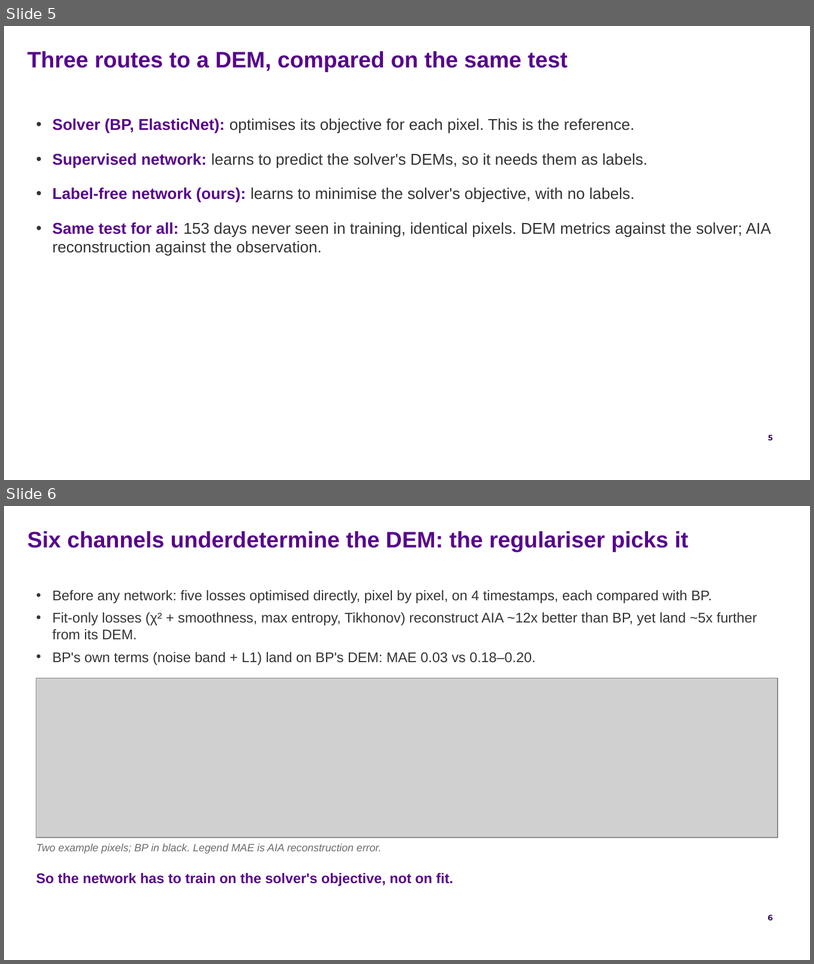
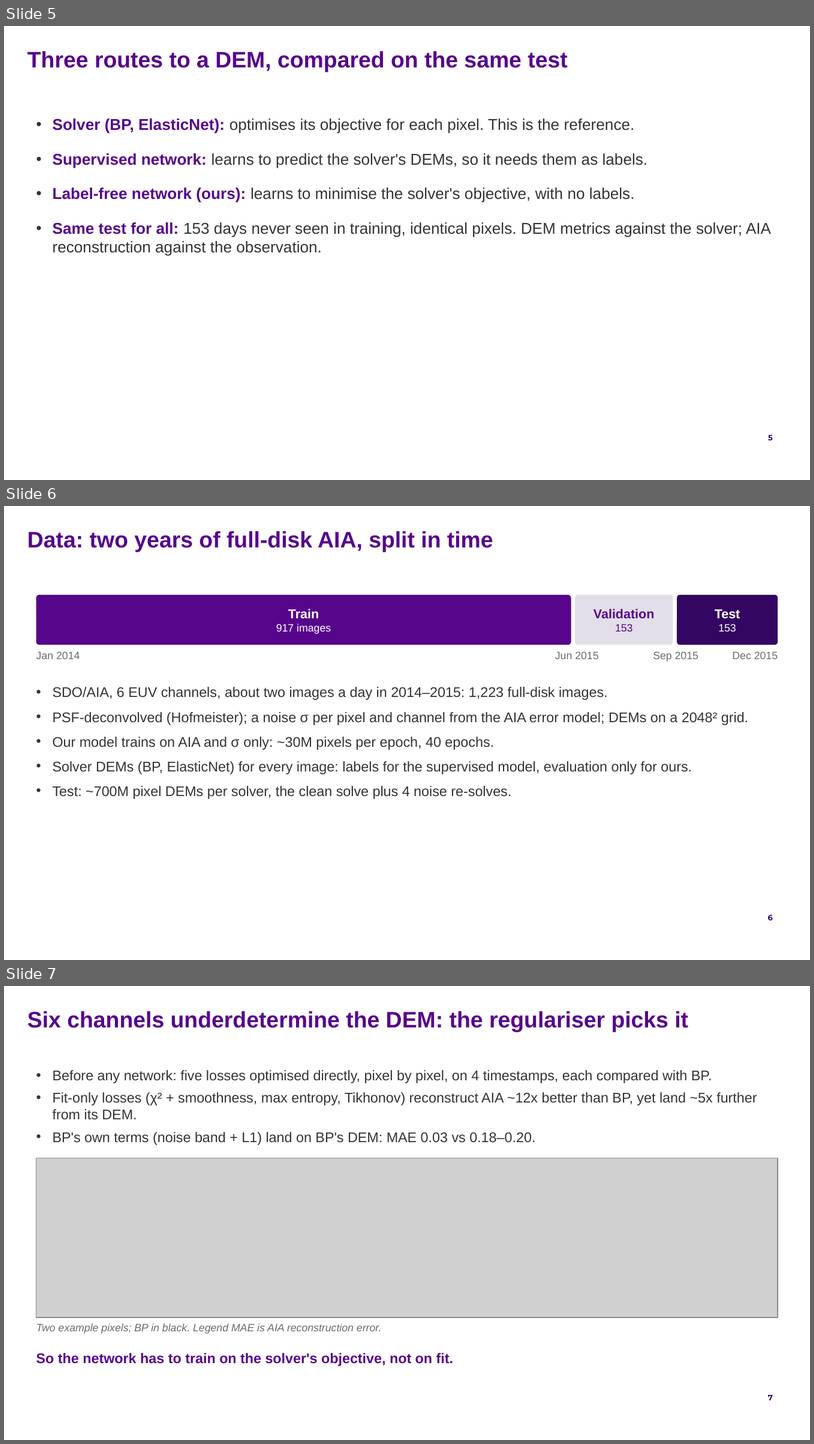
Before and after one commit to FruitPnchSamuraiG/solar-dem-inversion, a slide deck: slides/DEM_deck_v2.pptx. Shown one above the other, each under a label of ours: slides 5 and 6 before the commit, slides 5, 6 and 7 after it. The pictures are 814x964 and 814x1444 pixels, drawn with LibreOffice and Linux fonts; fonts in the diff are those of the drawing; grey boxes stand for pictures; background and template pictures are left out. Boxes give left, top, right and bottom in pixels: in the first picture for what was removed or moved away, otherwise in the second. Text is boxed around its words. In the diff, an @@ line names an element or a change of style, - is before the commit and + after.

```diff
--- a/slides/DEM_deck_v2.pptx
+++ b/slides/DEM_deck_v2.pptx
@@ slide 6 added at (x1=4, y1=506, x2=810, y2=960), background #FFFFFF; not listed: 1 template element that a slide beside it also shows @@
@@ text added at (x1=27, y1=531, x2=494, y2=552), 20 pt, text #57068C, bold @@
+Data: two years of full-disk AIA, split in time
@@ rounded rectangle added at (x1=36, y1=595, x2=572, y2=645), fill #57068C, 9.5 pt, text #FFFFFF @@
+Train
+917 images
@@ rounded rectangle added at (x1=576, y1=595, x2=674, y2=645), fill #E3DFE9, 11.5 pt, text #57068C, bold @@
+Validation
+153
@@ rounded rectangle added at (x1=677, y1=595, x2=778, y2=645), fill #330662, 11.5 pt, text #FFFFFF, bold @@
+Test
+153
@@ text added at (x1=36, y1=651, x2=80, y2=659), 9.5 pt, text #6B6B6B @@
+Jan 2014
@@ text added at (x1=555, y1=651, x2=599, y2=659), 9.5 pt, text #6B6B6B @@
+Jun 2015
@@ text added at (x1=653, y1=651, x2=699, y2=661), 9.5 pt, text #6B6B6B @@
+Sep 2015
@@ text added at (x1=732, y1=651, x2=778, y2=659), 9.5 pt, text #6B6B6B @@
+Dec 2015
@@ text added at (x1=53, y1=687, x2=749, y2=799), 12.5 pt, text #333333 @@
+• SDO/AIA, 6 EUV channels, about two images a day in 2014–2015: 1,223 full-disk images.
+• PSF-deconvolved (Hofmeister); a noise σ per pixel and channel from the AIA error model; DEMs on a 2048² grid.
+• Our model trains on AIA and σ only: ~30M pixels per epoch, 40 epochs.
+• Solver DEMs (BP, ElasticNet) for every image: labels for the supervised model, evaluation only for ours.
+• Test: ~700M pixel DEMs per solver, the clean solve plus 4 noise re-solves.
@@ what was slide 6 is now slide 7 @@
@@ page number at (x1=768, y1=1395, x2=773, y2=1400): text changed @@
-6
+7
```
Also in this commit, not shown: 2 other files.
